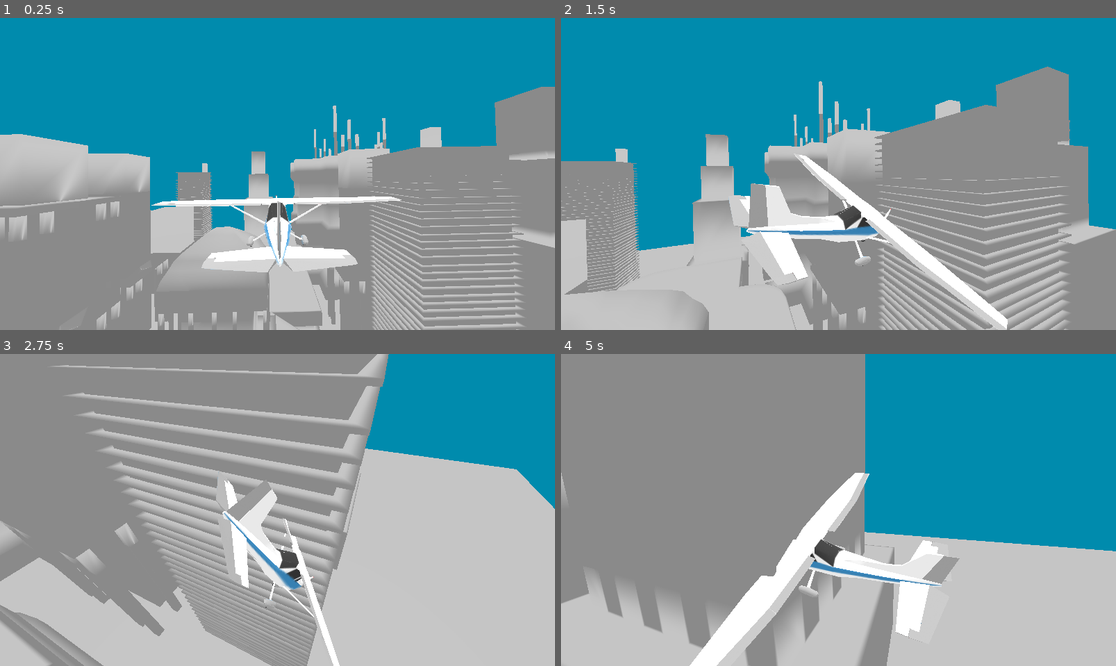
Above: before the commit, frames 1-4 (two rows, left to right).
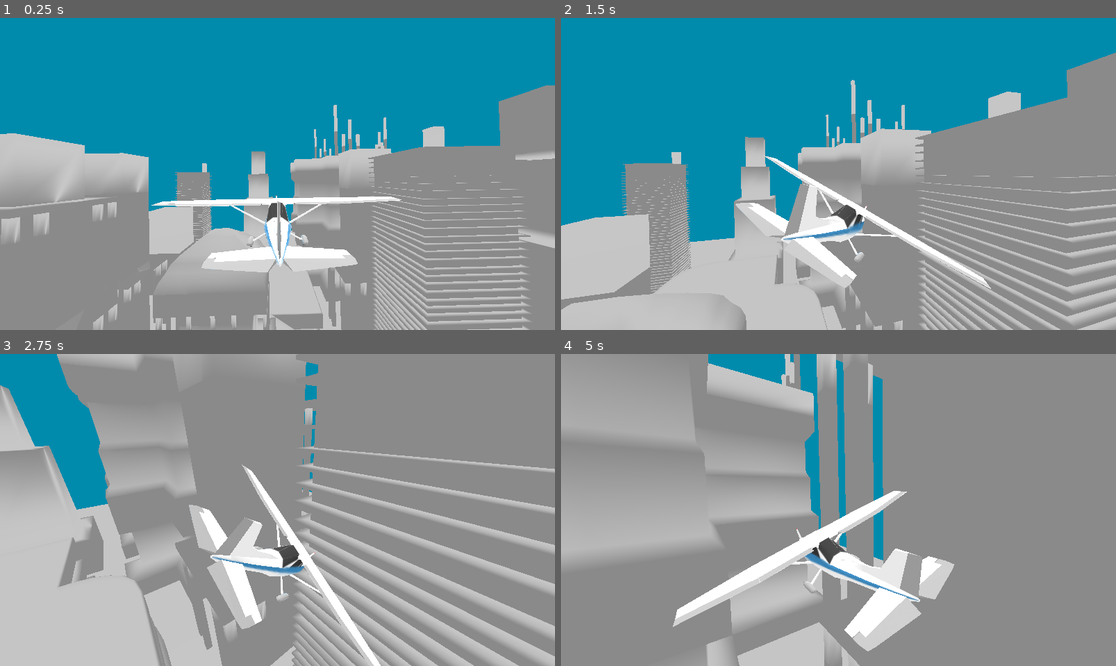
Above: after the commit, the same moments.

Repository: stuffy81/Plane-Experimental
Game: Godot game, scene res://Scenes/testings.tscn
The game is run twice, just before and just after one commit, with the same random seed, the same clock (stepped at 60 frames per second) and the same inputs.
Inputs:
- Up to frame 1 (0.25 s): no input
- Up to frame 2 (1.5 s): hold Right (ui_right) 0.53-1.28 s; hold Down (ui_down) from 1.28 s (still down)
- Up to frame 3 (2.75 s): release Down (ui_down) at 2.03 s; hold Right (ui_right) from 2.03 s (still down)
- Up to frame 4 (5 s): release Right (ui_right) at 2.78 s; hold Up (ui_up) 2.78-3.53 s; hold Left (ui_left) from 3.53 s (still down)

The runs differ from the first frame. In frame 1, 5.9% of the frame differs, in the area x 0-100%, y 21-100%; in frame 2, 34%; in frame 3, 60%; in frame 4, 71%, in the area x 0-100%, y 0-100%.

Commit message:
Second  Commit

Diff:
--- a/Scenes/player.tscn
+++ b/Scenes/player.tscn
@@ -10,9 +10,6 @@
 [node name="Player" type="CharacterBody3D" node_paths=PackedStringArray("model_player")]
 transform = Transform3D(1, 0, 0, 0, 1, 0, 0, 0, 1, 0, 0, 0)
 script = ExtResource("1_cvnsp")
-speed = 15.0
-rotacion_speed = 1.5
-weight_interpolated = 8.0
 model_player = NodePath("LowPolyPlane01")
 
 [node name="CollisionShape3D" type="CollisionShape3D" parent="."]
@@ -24,7 +21,6 @@
 [node name="CameraController" type="Node3D" parent="."]
 transform = Transform3D(0.999633, -0.0190855, -0.019243, 0.0195302, 0.99954, 0.0231917, 0.0187915, -0.023559, 0.999546, 0, 0, 0)
 script = ExtResource("3_6t5aa")
-weight_interpolated = 0.5
 
 [node name="Camera3D" type="Camera3D" parent="CameraController"]
 transform = Transform3D(-1, -2.24099e-09, -8.00937e-08, 2.61934e-10, 1, -7.45058e-09, 8.56817e-08, -3.72529e-09, -1, 0, 1.87984, -8.04395)
--- a/Scripts/camera_controller.gd
+++ b/Scripts/camera_controller.gd
@@ -1,11 +1,7 @@
 extends Node3D
 class_name CameraController
 
-#Nodo Padre
 @onready var player:Player = self.owner
-
-#Interpolacion
-@export var weight_interpolated:float
 
 func _physics_process(delta: float) -> void:
 	rotation.y = lerpf(rotation.y , player.model_player.rotation.y , delta)
--- a/Scripts/player.gd
+++ b/Scripts/player.gd
@@ -1,18 +1,10 @@
 extends CharacterBody3D
 class_name Player
 
-@export var speed:float = 8.0
-
-#Rotaciones
-@export var rotacion_speed:float = 0.8
-var target_rotation = Vector2()
-var rot_z = 0.0
-
-#Interpolacion Velocidad
-@export var weight_interpolated:float = 3.0
-
-#Nodos
 @export var model_player:Node3D
+@export var speed:float = 15.0
+@export var rotation_speed:float = 0.8
+var target_rotation = Vector3()
 
 func _physics_process(delta: float) -> void:
 	_gravity(delta)
@@ -21,25 +13,25 @@
 	move_and_slide()
 
 func _move_player(delta):
-	velocity.x = lerpf(velocity.x , model_player.get_global_transform().basis.z.x * speed , weight_interpolated * delta)
-	velocity.y = lerpf(velocity.y , model_player.get_global_transform().basis.z.y * speed , weight_interpolated * delta)
-	velocity.z = lerpf(velocity.z , model_player.get_global_transform().basis.z.z * speed , weight_interpolated * delta)
+	var direction = model_player.get_global_transform().basis.z * speed
+	velocity = lerp(velocity , direction , speed * delta)
 
 func _rotating(delta):
-	target_rotation += _get_axis() * rotacion_speed * delta
-	target_rotation.x = clampf(target_rotation.x , -360 , 360)
-	target_rotation.y = clampf(target_rotation.y , -360 , 360)
+
+	if not model_player:
+		return
 
 	if _get_axis().length() > 0:
-		rot_z += -_get_axis().x * rotacion_speed * delta
-		rot_z = clampf(rot_z , deg_to_rad(-30) , deg_to_rad(30))
+		target_rotation = Vector3(model_player.rotation.x + _get_axis().y  , model_player.rotation.y + _get_axis().x, model_player.rotation.z + -_get_axis().x)
+		model_player.rotation.x = lerp_angle(model_player.rotation.x , target_rotation.x , rotation_speed * delta)
+		model_player.rotation.y = lerp_angle(model_player.rotation.y , target_rotation.y , rotation_speed * delta)
+
+		target_rotation.z = clampf(target_rotation.z , deg_to_rad(-60) , deg_to_rad(60))
+
 	else:
-		rot_z = lerpf(rot_z , 0.0 , weight_interpolated * delta)
+		target_rotation = Vector3()
 
-	if model_player:
-		model_player.rotation.y = lerp_angle(model_player.rotation.y , target_rotation.x , weight_interpolated * delta)
-		model_player.rotation.x = lerp_angle(model_player.rotation.x , target_rotation.y , weight_interpolated * delta)
-		model_player.rotation.z = lerp_angle(model_player.rotation.z , rot_z , weight_interpolated * delta)
+	model_player.rotation.z = lerp_angle(model_player.rotation.z , target_rotation.z , rotation_speed * delta)
 
 func _gravity(delta):
 	if not is_on_floor():
